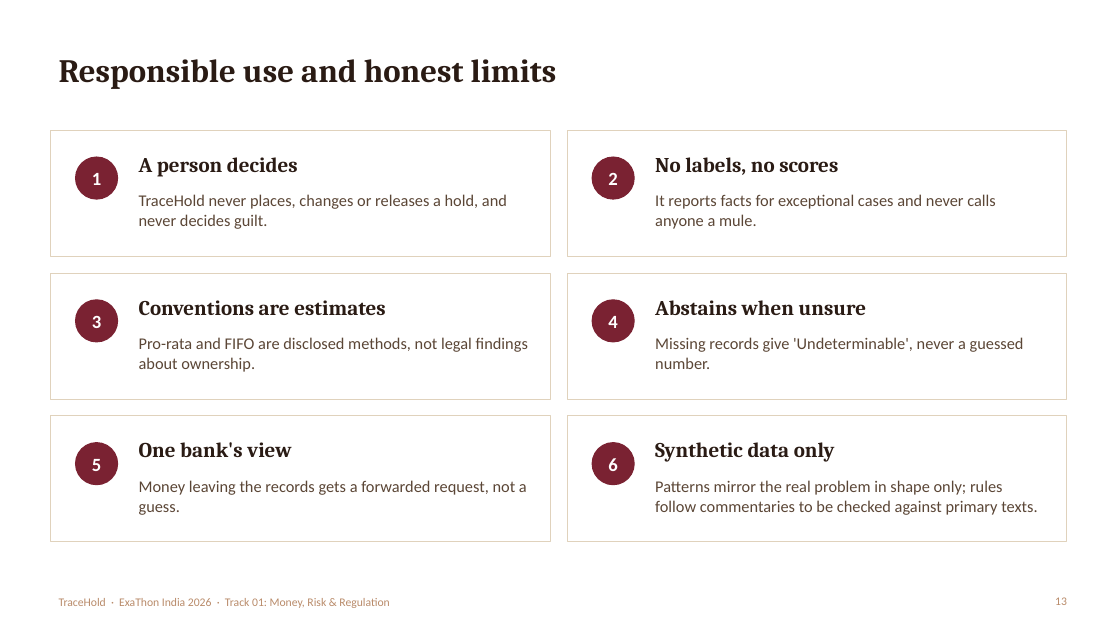
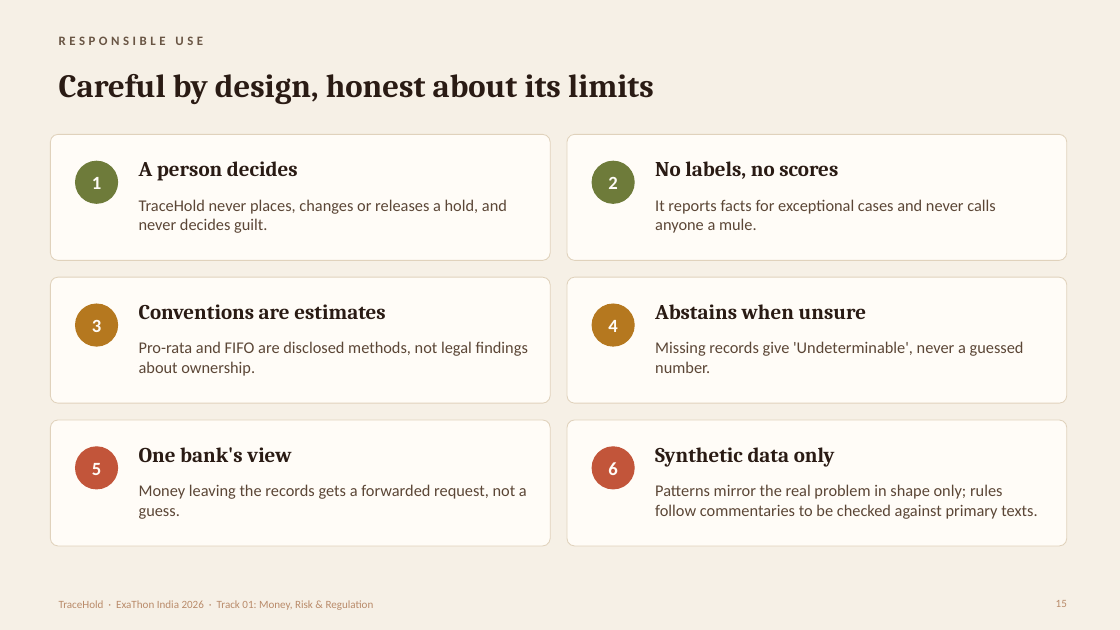
Before and after one commit to lisamehta0791/TraceHold, a slide deck: slide 15 of docs/TraceHold-Pitch-Deck.pptx (slide 13 before the commit). Drawn at 1120x630 pixels with LibreOffice and Linux fonts; fonts in the diff are those of the drawing. Boxes give left, top, right and bottom in pixels: in the first picture for what was removed or moved away, otherwise in the second. Text is boxed around its words. In the diff, an @@ line names an element or a change of style, - is before the commit and + after.

```diff
--- a/docs/TraceHold-Pitch-Deck.pptx
+++ b/docs/TraceHold-Pitch-Deck.pptx
@@ background #FFFFFF to #F6F0E6 @@
@@ text added at (x1=59, y1=36, x2=203, y2=45), 11 pt, text #695544, bold @@
+RESPONSIBLE USE
@@ title at (x1=59, y1=74, x2=654, y2=104): text changed @@
-Responsible use and honest limits
+Careful by design, honest about its limits
@@ rectangle removed at (x1=50, y1=130, x2=550, y2=256) @@
@@ rounded rectangle added at (x1=50, y1=134, x2=550, y2=260), fill #FFFCF7, outline #E0D2BC 0.75 pt @@
@@ rectangle removed at (x1=567, y1=130, x2=1067, y2=256) @@
@@ rounded rectangle added at (x1=567, y1=134, x2=1067, y2=260), fill #FFFCF7, outline #E0D2BC 0.75 pt @@
@@ ellipse at (x1=76, y1=161, x2=118, y2=203): fill #7A2232 to #6E7B3A; outline #7A2232 1 pt to #6E7B3A 1 pt @@
@@ ellipse at (x1=592, y1=161, x2=634, y2=203): fill #7A2232 to #6E7B3A; outline #7A2232 1 pt to #6E7B3A 1 pt @@
@@ rectangle removed at (x1=50, y1=273, x2=550, y2=399) @@
@@ rounded rectangle added at (x1=50, y1=277, x2=550, y2=403), fill #FFFCF7, outline #E0D2BC 0.75 pt @@
@@ rectangle removed at (x1=567, y1=273, x2=1067, y2=399) @@
@@ rounded rectangle added at (x1=567, y1=277, x2=1067, y2=403), fill #FFFCF7, outline #E0D2BC 0.75 pt @@
@@ ellipse at (x1=76, y1=304, x2=118, y2=346): fill #7A2232 to #B5781F; outline #7A2232 1 pt to #B5781F 1 pt @@
@@ ellipse at (x1=592, y1=304, x2=634, y2=346): fill #7A2232 to #B5781F; outline #7A2232 1 pt to #B5781F 1 pt @@
@@ rectangle removed at (x1=50, y1=416, x2=550, y2=542) @@
@@ rectangle removed at (x1=567, y1=416, x2=1067, y2=542) @@
@@ rounded rectangle added at (x1=50, y1=420, x2=550, y2=546), fill #FFFCF7, outline #E0D2BC 0.75 pt @@
@@ ellipse at (x1=76, y1=447, x2=118, y2=489): fill #7A2232 to #C2553A; outline #7A2232 1 pt to #C2553A 1 pt @@
@@ rounded rectangle added at (x1=567, y1=420, x2=1067, y2=546), fill #FFFCF7, outline #E0D2BC 0.75 pt @@
@@ 12 texts, 6 ellipses moved together from (x1=76, y1=157, x2=1037, y2=515) to (x1=76, y1=161, x2=1037, y2=519) @@
@@ text colour #FFFFFF to #FFFCF7 in 6 elements at (x1=92, y1=177, x2=101, y2=189), (x1=608, y1=177, x2=617, y2=189), (x1=92, y1=320, x2=101, y2=332), (x1=608, y1=320, x2=617, y2=332), (x1=92, y1=463, x2=101, y2=475), (x1=608, y1=462, x2=617, y2=475) @@
@@ ellipse at (x1=592, y1=447, x2=634, y2=489): fill #7A2232 to #C2553A; outline #7A2232 1 pt to #C2553A 1 pt @@
@@ text "TraceHold · ExaThon India 2026 ..." at (x1=59, y1=600, x2=374, y2=610): size 10 to 9.5 pt @@
@@ page number removed at (x1=1055, y1=597, x2=1067, y2=605) @@
-13
@@ page number added at (x1=1056, y1=600, x2=1067, y2=607), 9.5 pt, text #B98B6A @@
+15
```
Also in this commit, not shown: 15 other slides changed, 2 slides added, 7 other files.
